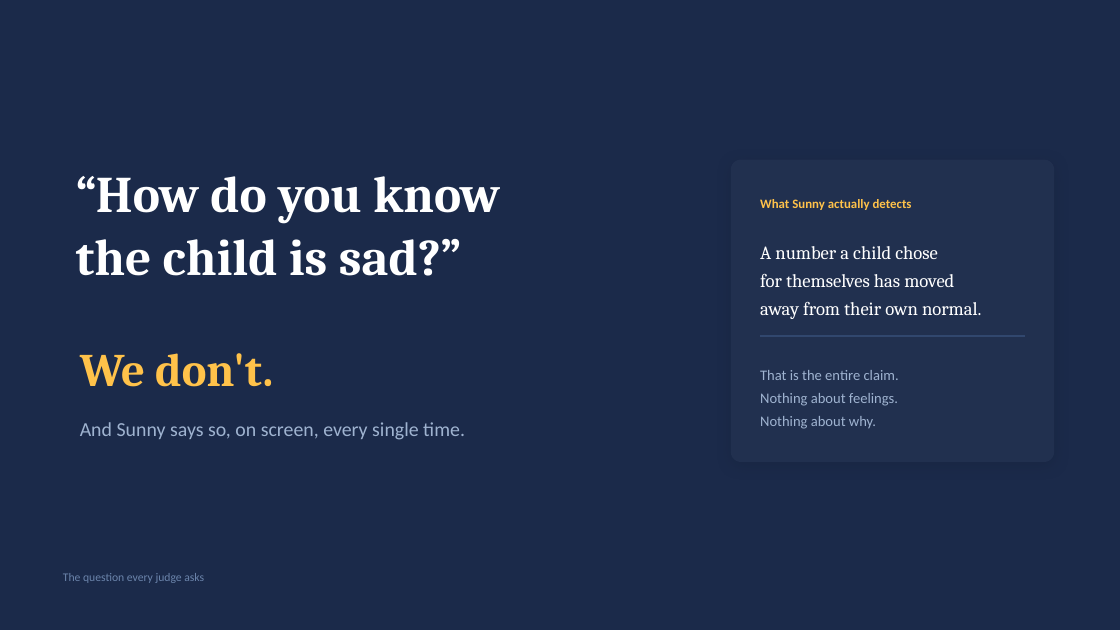
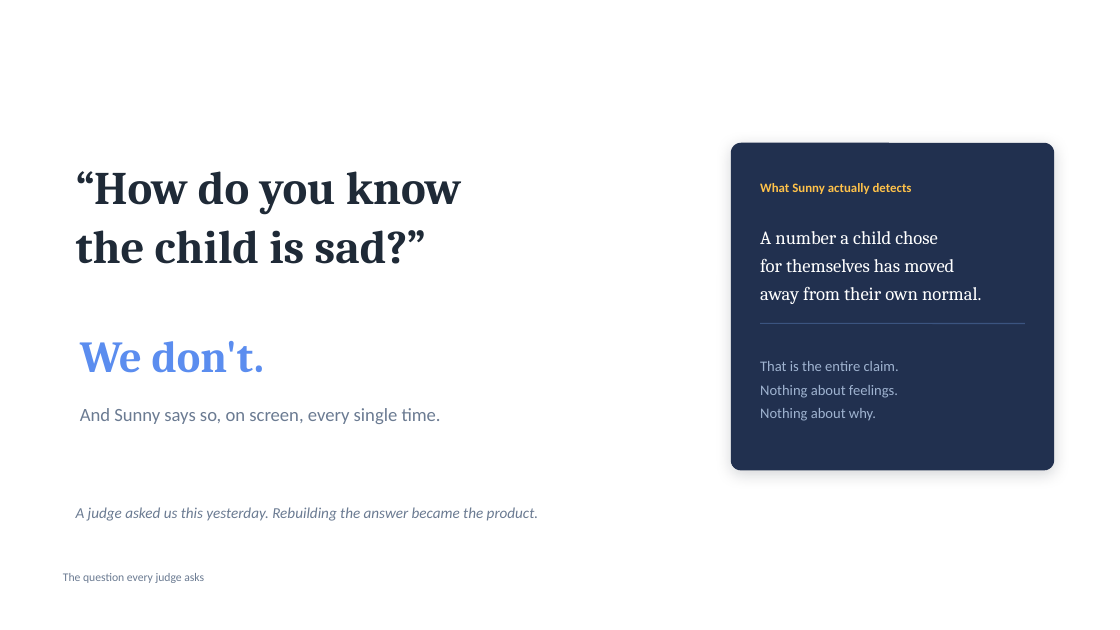
Before and after one commit to ArthurAlexandre28/Hackathon_ICL, a slide deck: slide 5 of Sunny-Pitch-Deck.pptx. Drawn at 1120x630 pixels with LibreOffice and Linux fonts; fonts in the diff are those of the drawing. Boxes give left, top, right and bottom in pixels: in the first picture for what was removed or moved away, otherwise in the second. Text is boxed around its words. In the diff, an @@ line names an element or a change of style, - is before the commit and + after.

```diff
--- a/Sunny-Pitch-Deck.pptx
+++ b/Sunny-Pitch-Deck.pptx
@@ background #1B2A4A to #FFFFFF @@
@@ text "“How do you know" at bbox=[76, 171, 461, 264]: size 44 to 40 pt, text colour #FFFFFF to #1F2A37; line spacing 54pt to 50pt @@
@@ rounded rectangle: place and size @@
-rounded rectangle at bbox=[731, 160, 1054, 462]
+rounded rectangle at bbox=[731, 143, 1054, 471]
@@ rounded rectangle at bbox=[731, 143, 1054, 471]: proportions changed @@
@@ text "A number a child chose": place and size @@
-text "A number a child chose" at bbox=[760, 246, 981, 319]
+text "A number a child chose" at bbox=[760, 231, 981, 304]
@@ text "We don't." at bbox=[80, 341, 264, 373]: size 40 to 38 pt, text colour #FFC24A to #5B8DEF @@
@@ 3 texts, 1 line: place and size @@
-3 texts, 1 line at bbox=[80, 199, 1025, 440]
+3 texts, 1 line at bbox=[80, 183, 1025, 424]
@@ text "That is the entire claim.": place and size @@
-text "That is the entire claim." at bbox=[760, 370, 899, 429]
+text "That is the entire claim." at bbox=[760, 361, 899, 421]
@@ text "And Sunny says so, on ..." at bbox=[80, 408, 441, 424]: size 17 to 16 pt, text colour #9FB3D0 to #6B7B92 @@
@@ text added at bbox=[76, 507, 538, 521], 13 pt, text #6B7B92, italic @@
+A judge asked us this yesterday. Rebuilding the answer became the product.
@@ text "The question every judge asks" at bbox=[63, 573, 204, 583]: text colour #6B84AB to #6B7B92 @@
```
Also in this commit, not shown: 6 other slides changed, 3 slides added, 5 slides removed, 3 other files.
